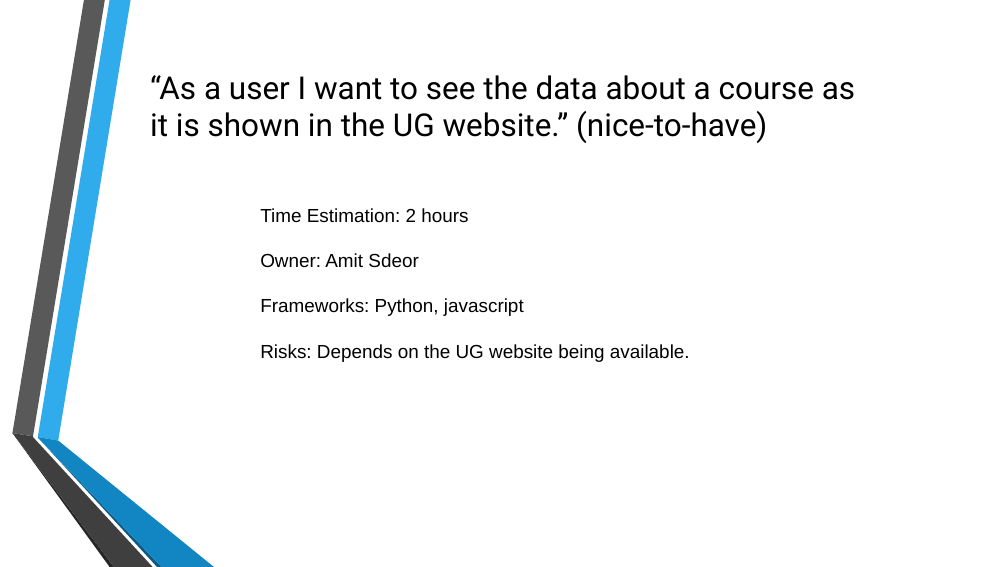
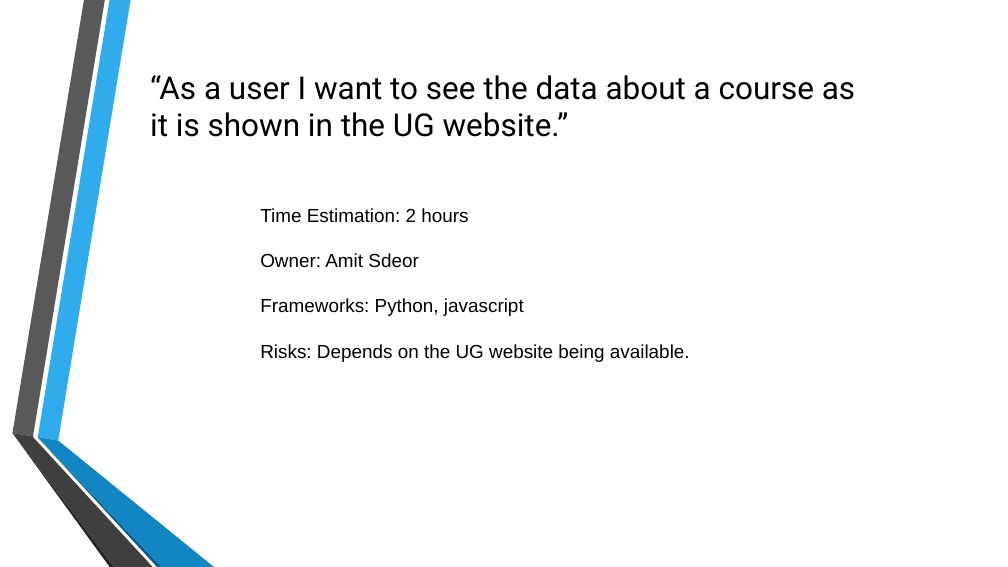
Before and after one commit to royhirsch1/BackPackBuddy, a slide deck: slide 29 of Course freak.pptx (slide 15 before the commit). Drawn at 1008x567 pixels with LibreOffice and Linux fonts; fonts in the diff are those of the drawing; background and template pictures are left out. Boxes give left, top, right and bottom in pixels: in the first picture for what was removed or moved away, otherwise in the second. Text is boxed around its words. In the diff, an @@ line names an element or a change of style, - is before the commit and + after.

```diff
--- a/Course freak.pptx
+++ b/Course freak.pptx
@@ text at [150,75,855,137]: text changed @@
-“As a user I want to see the data about a course as it is shown in the UG website.” (nice-to-have)
+“As a user I want to see the data about a course as it is shown in the UG website.”
```
Also in this commit, not shown: 1 other slide changed, 3 slides added, 1 slide removed.
